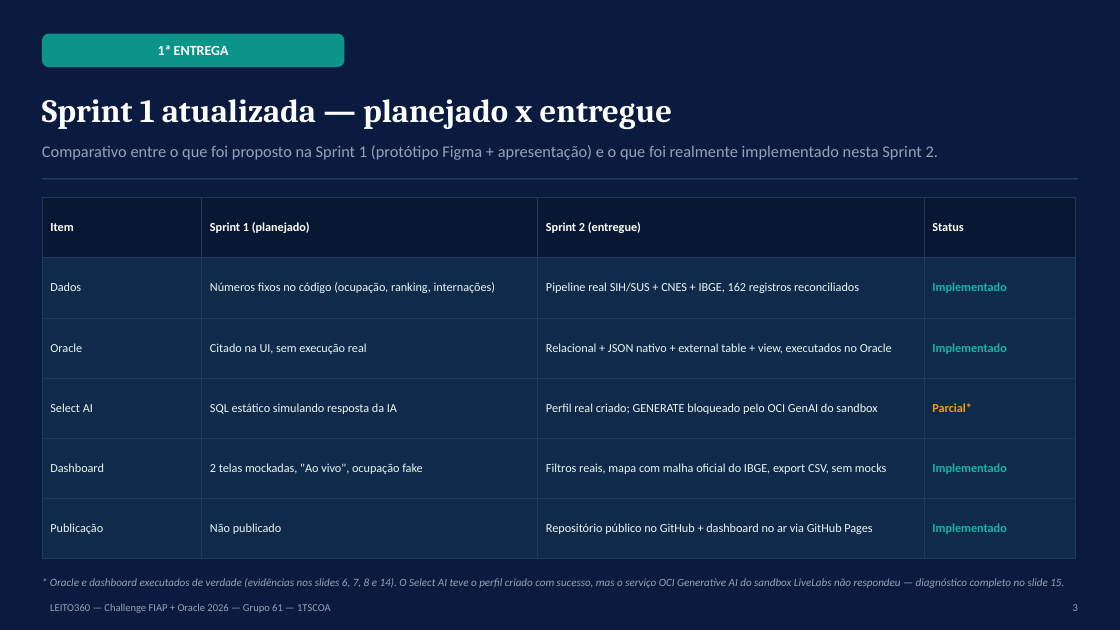
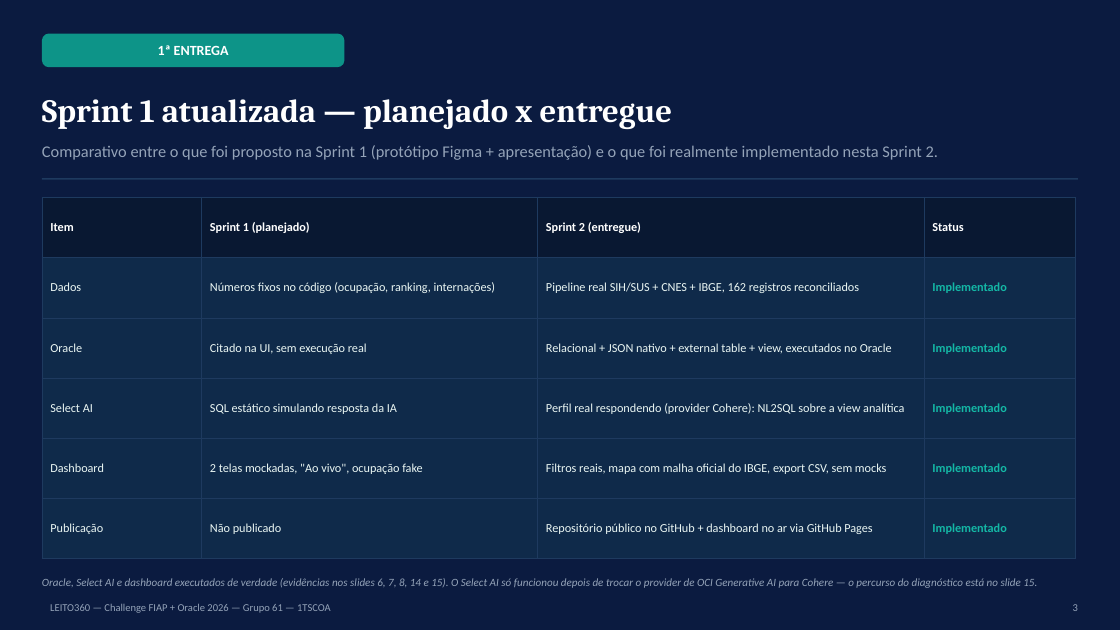
Before and after one commit to gabriellive1817-stack/Leito_360, a slide deck: slide 3 of EC_Sprint_2_1TSCOA_EvidenciasConstrucao_LEITO360_GRUPO61.pptx. Drawn at 1120x630 pixels with LibreOffice and Linux fonts; fonts in the diff are those of the drawing. Boxes give left, top, right and bottom in pixels: in the first picture for what was removed or moved away, otherwise in the second. Text is boxed around its words. In the diff, an @@ line names an element or a change of style, - is before the commit and + after.

```diff
--- a/EC_Sprint_2_1TSCOA_EvidenciasConstrucao_LEITO360_GRUPO61.pptx
+++ b/EC_Sprint_2_1TSCOA_EvidenciasConstrucao_LEITO360_GRUPO61.pptx
@@ table at [42, 197, 1075, 559] @@
-row 4, column 3: Perfil real criado; GENERATE bloqueado pelo OCI GenAI do sandbox
+row 4, column 3: Perfil real respondendo (provider Cohere): NL2SQL sobre a view analítica
-row 4, column 4: Parcial*
+row 4, column 4: Implementado
@@ text at [42, 578, 1037, 588]: text changed @@
-* Oracle e dashboard executados de verdade (evidências nos slides 6, 7, 8 e 14). O Select AI teve o perfil criado com sucesso, mas o serviço OCI Generative AI do sandbox LiveLabs não respondeu — diagnóstico completo no slide 15.
+Oracle, Select AI e dashboard executados de verdade (evidências nos slides 6, 7, 8, 14 e 15). O Select AI só funcionou depois de trocar o provider de OCI Generative AI para Cohere — o percurso do diagnóstico está no slide 15.
```
Also in this commit, not shown: 4 other slides changed, 1 slide added, 1 slide removed, 12 other files.
